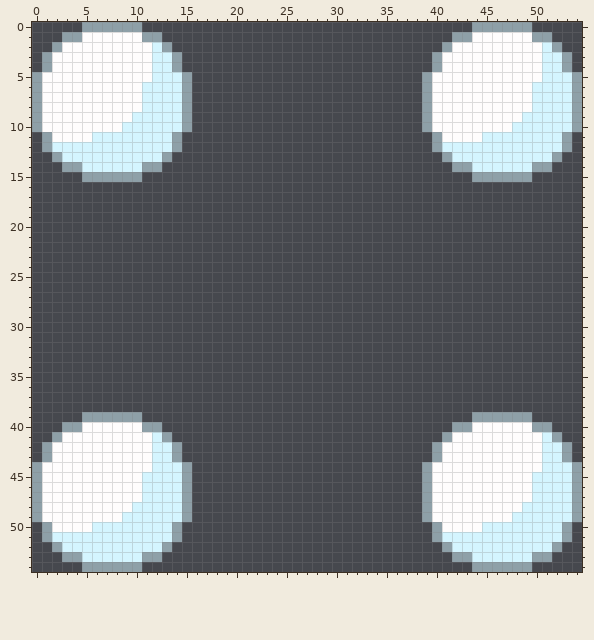
Edited in one commit: pixel-art sprite (NPCs/KrackoJrClouds.png). Above: the version before the commit.
The file is 110x110 pixels, drawn in blocks of 2x2; one block is one cell here.
And afterwards:
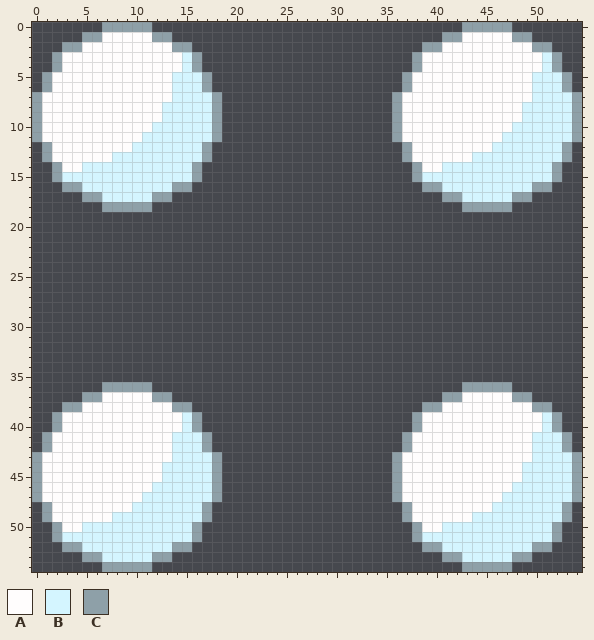
Palette (. is transparent): A #fffdfd  B #d4f5ff  C #8ea0a8
From old to new:
@@ x 0..54 @@
- 0 .....CCCCCC.................................CCCCCC.....
- 1 ...CCAAAAAACC.............................CCAAAAAACC...
- 2 ..CAAAAAAAAABC...........................CAAAAAAAAABC..
- 3 .CAAAAAAAAAABBC.........................CAAAAAAAAAABBC.
- 4 .CAAAAAAAAAABBC.........................CAAAAAAAAAABBC.
- 5 CAAAAAAAAAAABBBC.......................CAAAAAAAAAAABBBC
- 6 CAAAAAAAAAABBBBC.......................CAAAAAAAAAABBBBC
- 7 CAAAAAAAAAABBBBC.......................CAAAAAAAAAABBBBC
- 8 CAAAAAAAAAABBBBC.......................CAAAAAAAAAABBBBC
- 9 CAAAAAAAAABBBBBC.......................CAAAAAAAAABBBBBC
-10 CAAAAAAAABBBBBBC.......................CAAAAAAAABBBBBBC
-11 .CAAAABBBBBBBBC.........................CAAAABBBBBBBBC.
-12 .CBBBBBBBBBBBBC.........................CBBBBBBBBBBBBC.
-13 ..CBBBBBBBBBBC...........................CBBBBBBBBBBC..
-14 ...CCBBBBBBCC.............................CCBBBBBBCC...
-15 .....CCCCCC.................................CCCCCC.....
-16 .......................................................
-17 .......................................................
-18 .......................................................
+ 0 .......CCCCC...............................CCCCC.......
+ 1 .....CCAAAAACC...........................CCAAAAACC.....
+ 2 ...CCAAAAAAAAACC.......................CCAAAAAAAAACC...
+ 3 ..CAAAAAAAAAAAABC.....................CAAAAAAAAAAAABC..
+ 4 ..CAAAAAAAAAAAABC.....................CAAAAAAAAAAAABC..
+ 5 .CAAAAAAAAAAAABBBC...................CAAAAAAAAAAAABBBC.
+ 6 .CAAAAAAAAAAAABBBC...................CAAAAAAAAAAAABBBC.
+ 7 CAAAAAAAAAAAAABBBBC.................CAAAAAAAAAAAAABBBBC
+ 8 CAAAAAAAAAAAABBBBBC.................CAAAAAAAAAAAABBBBBC
+ 9 CAAAAAAAAAAAABBBBBC.................CAAAAAAAAAAAABBBBBC
+10 CAAAAAAAAAAABBBBBBC.................CAAAAAAAAAAABBBBBBC
+11 CAAAAAAAAAABBBBBBBC.................CAAAAAAAAAABBBBBBBC
+12 .CAAAAAAAABBBBBBBC...................CAAAAAAAABBBBBBBC.
+13 .CAAAAAABBBBBBBBBC...................CAAAAAABBBBBBBBBC.
+14 ..CAABBBBBBBBBBBC.....................CAABBBBBBBBBBBC..
+15 ..CBBBBBBBBBBBBBC.....................CBBBBBBBBBBBBBC..
+16 ...CCBBBBBBBBBCC.......................CCBBBBBBBBBCC...
+17 .....CCBBBBBCC...........................CCBBBBBCC.....
+18 .......CCCCC...............................CCCCC.......
 19 .......................................................
@@ x 0..54 @@
 35 .......................................................
-36 .......................................................
-37 .......................................................
-38 .......................................................
-39 .....CCCCCC.................................CCCCCC.....
-40 ...CCAAAAAACC.............................CCAAAAAACC...
-41 ..CAAAAAAAAABC...........................CAAAAAAAAABC..
-42 .CAAAAAAAAAABBC.........................CAAAAAAAAAABBC.
-43 .CAAAAAAAAAABBC.........................CAAAAAAAAAABBC.
-44 CAAAAAAAAAAABBBC.......................CAAAAAAAAAAABBBC
-45 CAAAAAAAAAABBBBC.......................CAAAAAAAAAABBBBC
-46 CAAAAAAAAAABBBBC.......................CAAAAAAAAAABBBBC
-47 CAAAAAAAAAABBBBC.......................CAAAAAAAAAABBBBC
-48 CAAAAAAAAABBBBBC.......................CAAAAAAAAABBBBBC
-49 CAAAAAAAABBBBBBC.......................CAAAAAAAABBBBBBC
-50 .CAAAABBBBBBBBC.........................CAAAABBBBBBBBC.
-51 .CBBBBBBBBBBBBC.........................CBBBBBBBBBBBBC.
-52 ..CBBBBBBBBBBC...........................CBBBBBBBBBBC..
-53 ...CCBBBBBBCC.............................CCBBBBBBCC...
-54 .....CCCCCC.................................CCCCCC.....
+36 .......CCCCC...............................CCCCC.......
+37 .....CCAAAAACC...........................CCAAAAACC.....
+38 ...CCAAAAAAAAACC.......................CCAAAAAAAAACC...
+39 ..CAAAAAAAAAAAABC.....................CAAAAAAAAAAAABC..
+40 ..CAAAAAAAAAAAABC.....................CAAAAAAAAAAAABC..
+41 .CAAAAAAAAAAAABBBC...................CAAAAAAAAAAAABBBC.
+42 .CAAAAAAAAAAAABBBC...................CAAAAAAAAAAAABBBC.
+43 CAAAAAAAAAAAAABBBBC.................CAAAAAAAAAAAAABBBBC
+44 CAAAAAAAAAAAABBBBBC.................CAAAAAAAAAAAABBBBBC
+45 CAAAAAAAAAAAABBBBBC.................CAAAAAAAAAAAABBBBBC
+46 CAAAAAAAAAAABBBBBBC.................CAAAAAAAAAAABBBBBBC
+47 CAAAAAAAAAABBBBBBBC.................CAAAAAAAAAABBBBBBBC
+48 .CAAAAAAAABBBBBBBC...................CAAAAAAAABBBBBBBC.
+49 .CAAAAAABBBBBBBBBC...................CAAAAAABBBBBBBBBC.
+50 ..CAABBBBBBBBBBBC.....................CAABBBBBBBBBBBC..
+51 ..CBBBBBBBBBBBBBC.....................CBBBBBBBBBBBBBC..
+52 ...CCBBBBBBBBBCC.......................CCBBBBBBBBBCC...
+53 .....CCBBBBBCC...........................CCBBBBBCC.....
+54 .......CCCCC...............................CCCCC.......
Where, in picture pixels (left, top, right, bottom), the same in both pictures:
changed: (32, 22, 222, 212)
changed: (392, 22, 582, 212)
changed: (32, 382, 222, 572)
changed: (392, 382, 582, 572)
